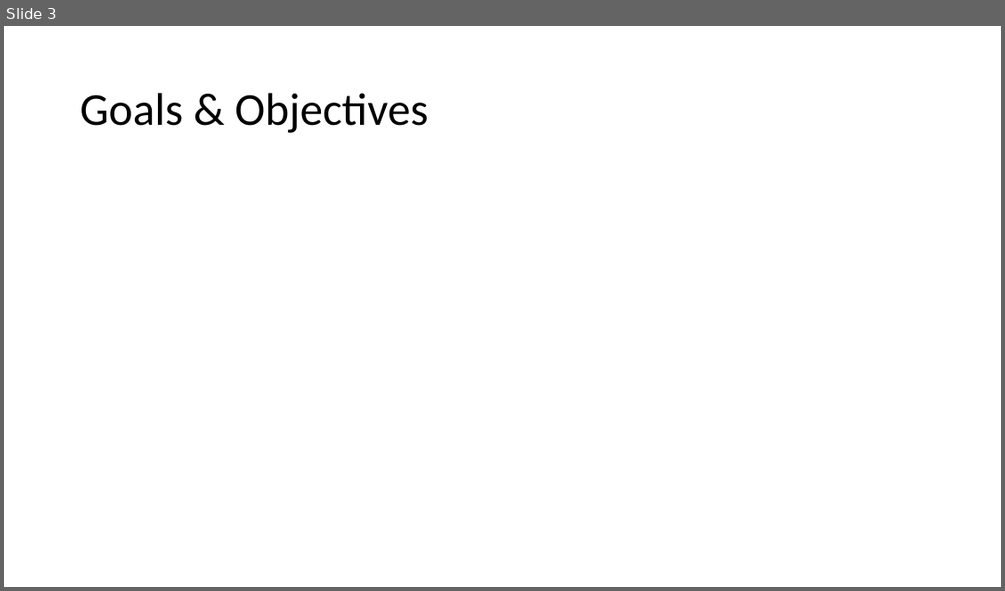
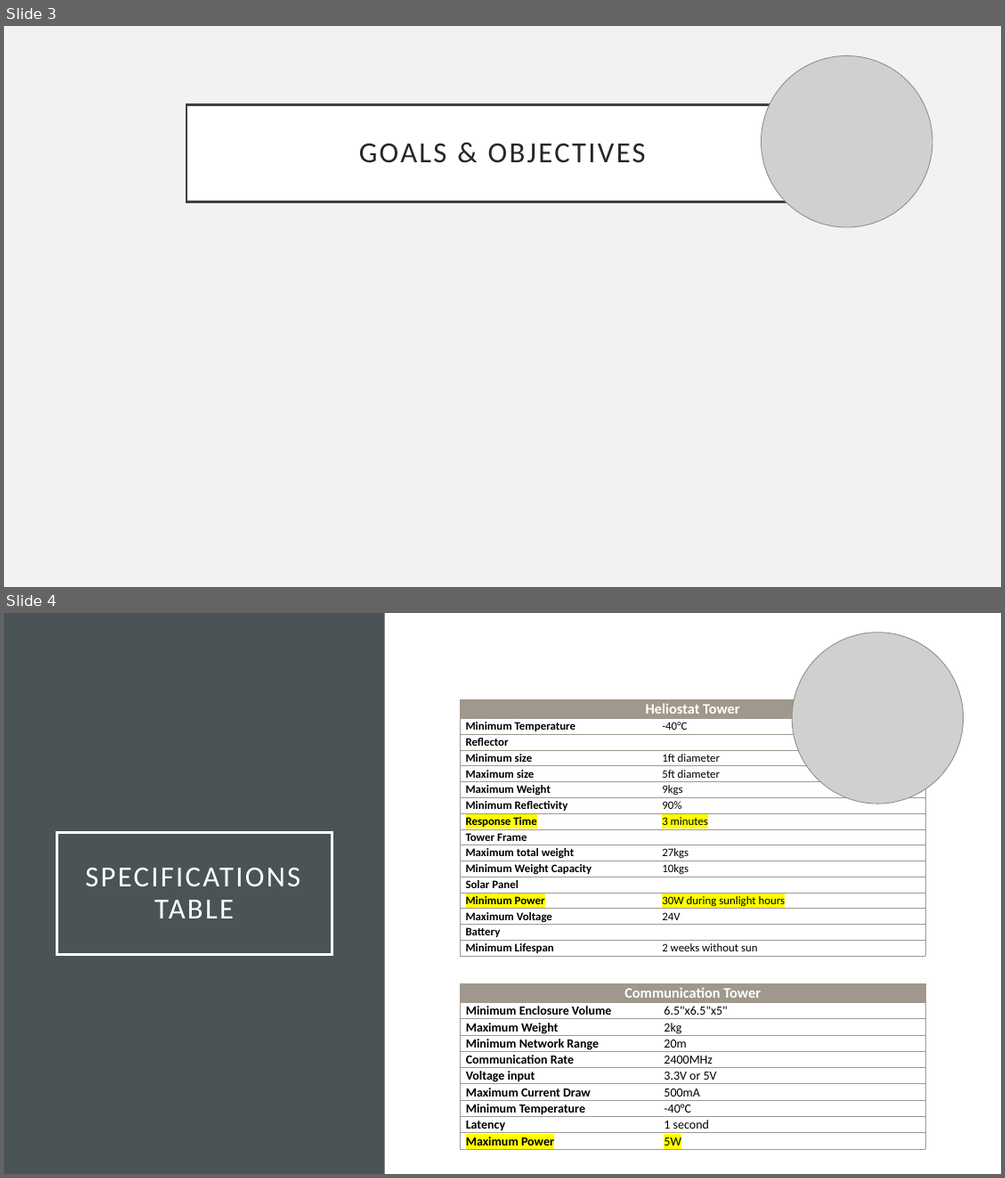
Before and after one commit to PKTidus/astrocom, a slide deck: Documents/CDR_Presentation.pptx. Shown one above the other, each under a label of ours: slide 3 before the commit, slides 3 and 4 after it. The pictures are 1005x591 and 1005x1178 pixels, drawn with LibreOffice and Linux fonts; fonts in the diff are those of the drawing; grey boxes stand for pictures. Boxes give left, top, right and bottom in pixels: in the first picture for what was removed or moved away, otherwise in the second. Text is boxed around its words. In the diff, an @@ line names an element or a change of style, - is before the commit and + after.

```diff
--- a/Documents/CDR_Presentation.pptx
+++ b/Documents/CDR_Presentation.pptx
@@ slide 4 added at bbox=[4, 613, 1001, 1174], background #FFFFFF @@
@@ rectangle added at bbox=[4, 613, 385, 1174], fill #4A5356 @@
@@ picture added at bbox=[793, 633, 963, 803] @@
@@ table added at bbox=[461, 699, 925, 957], 16 rows, 2 columns @@
+Heliostat Tower | 
+Minimum Temperature | -40°C
+Reflector | 
+Minimum size | 1ft diameter
+Maximum size | 5ft diameter
+Maximum Weight | 9kgs
+Minimum Reflectivity | 90%
+Response Time | 3 minutes
+Tower Frame | 
+Maximum total weight | 27kgs
+Minimum Weight Capacity | 10kgs
+Solar Panel | 
+Minimum Power | 30W during sunlight hours
+Maximum Voltage | 24V
+Battery | 
+Minimum Lifespan | 2 weeks without sun
@@ title added at bbox=[57, 832, 332, 955], outline #FFFFFF 2.5 pt, 28 pt, text #FFFFFF @@
+SPECIFICATIONS TABLE
@@ table added at bbox=[461, 983, 925, 1149], 10 rows, 2 columns @@
+Communication Tower | 
+Minimum Enclosure Volume | 6.5"x6.5"x5"
+Maximum Weight | 2kg
+Minimum Network Range | 20m
+Communication Rate | 2400MHz
+Voltage input | 3.3V or 5V
+Maximum Current Draw | 500mA
+Minimum Temperature | -40°C
+Latency | 1 second
+Maximum Power | 5W
@@ slide 3 changed as well @@
@@ background #FFFFFF to #F2F2F2 @@
@@ picture added at bbox=[760, 56, 932, 227] @@
@@ title "GOALS & OBJECTIVES": place and size @@
-title "GOALS & OBJECTIVES" at bbox=[80, 93, 428, 133]
+title "GOALS & OBJECTIVES" at bbox=[186, 104, 818, 201]
@@ title "GOALS & OBJECTIVES" at bbox=[186, 104, 818, 201]: fill none to #FFFFFF; outline none to #404040 2.5 pt @@
@@ title at bbox=[359, 143, 646, 163]: text changed; size 44 to 28 pt; text colour #000000 to #262626 @@
-Goals & Objectives
+GOALS & OBJECTIVES
```
Also in this commit, not shown: 8 other slides changed, 3 other slides added, 2 slides removed.
